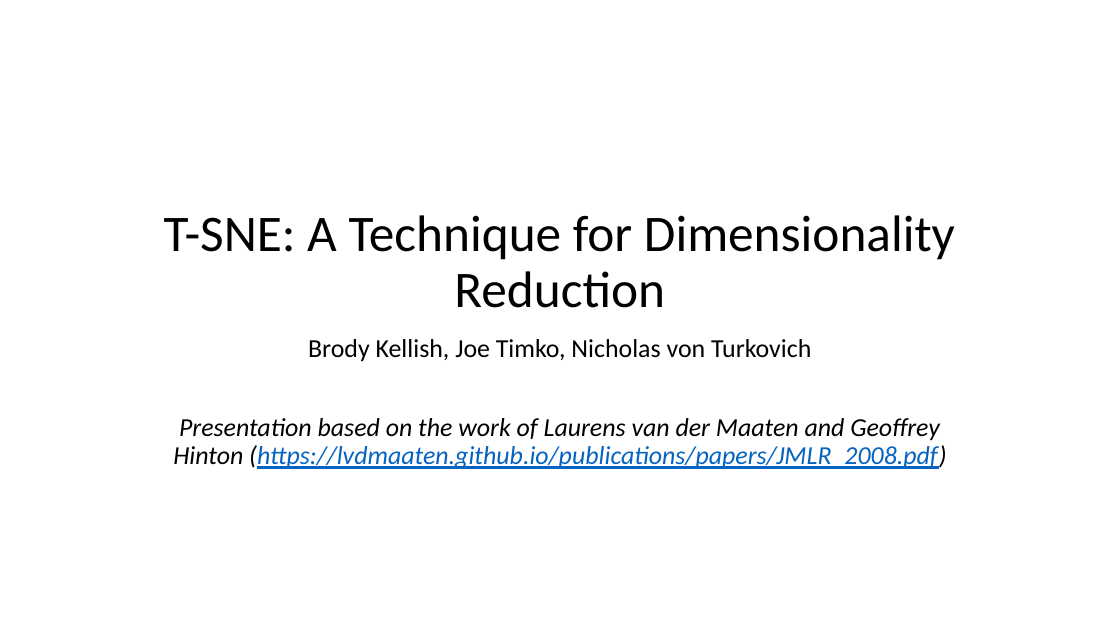
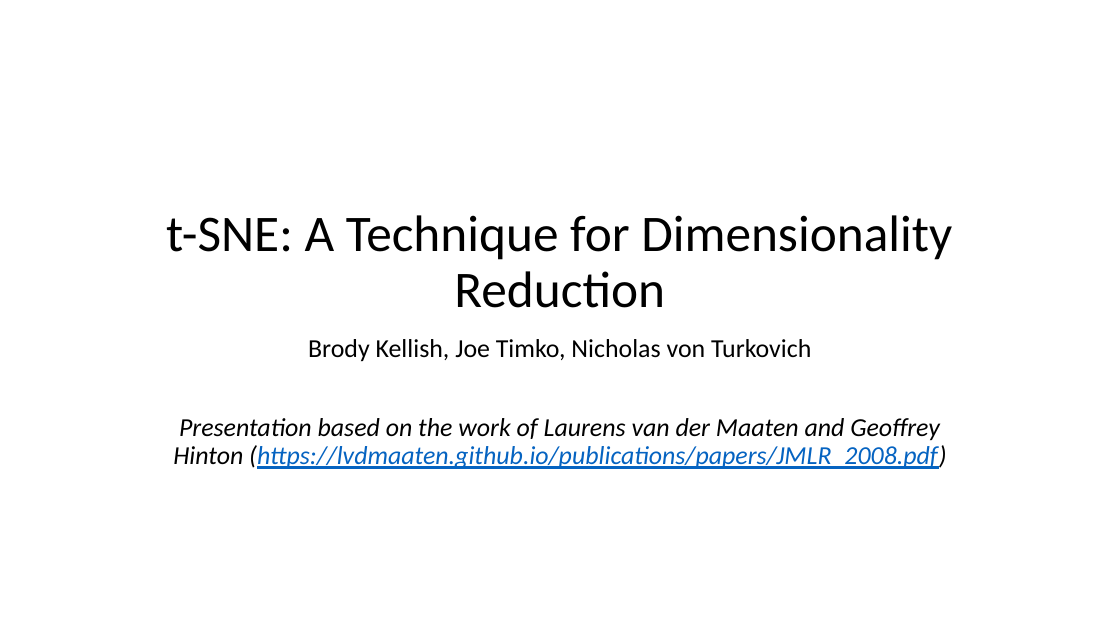
Before and after one commit to nbv3/math465_tsne, a slide deck: slide 1 of math465_tsne.pptx. Drawn at 1120x630 pixels with LibreOffice and Linux fonts; fonts in the diff are those of the drawing. Boxes give left, top, right and bottom in pixels: in the first picture for what was removed or moved away, otherwise in the second. Text is boxed around its words. In the diff, an @@ line names an element or a change of style, - is before the commit and + after.

```diff
--- a/math465_tsne.pptx
+++ b/math465_tsne.pptx
@@ title at (166, 215, 952, 308): text changed @@
-T-SNE: A Technique for Dimensionality Reduction
+t-SNE: A Technique for Dimensionality Reduction
```
Also in this commit, not shown: 1 other slide changed.
